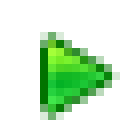
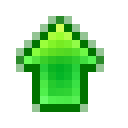
Layered file, before and after one edit (w=128, h=128). Changes by layer:
hid "play 1", painted on it over 48, 40, 120, 120
added layer "Up 0" above "Up_Left 2" over 24, 24, 96, 104
